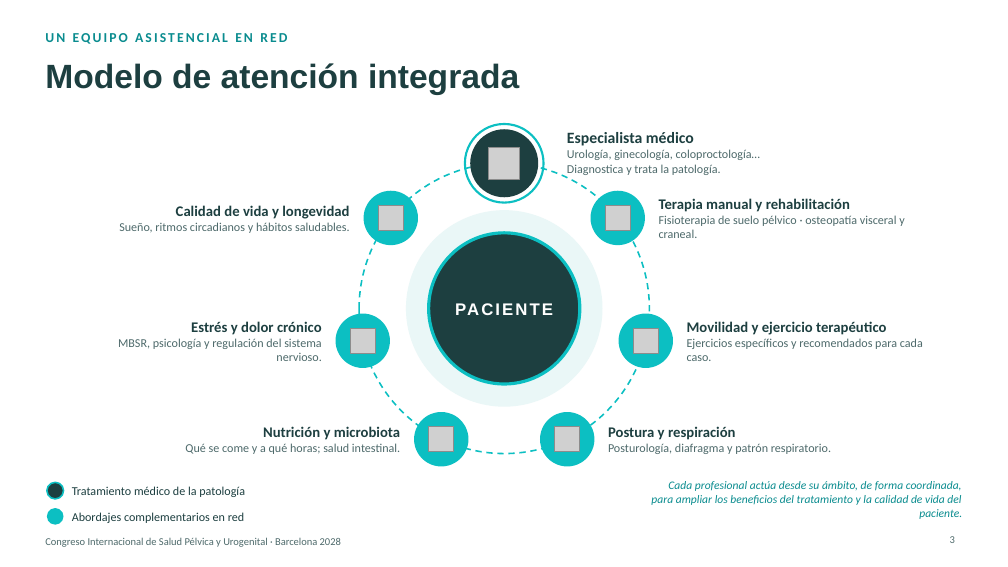
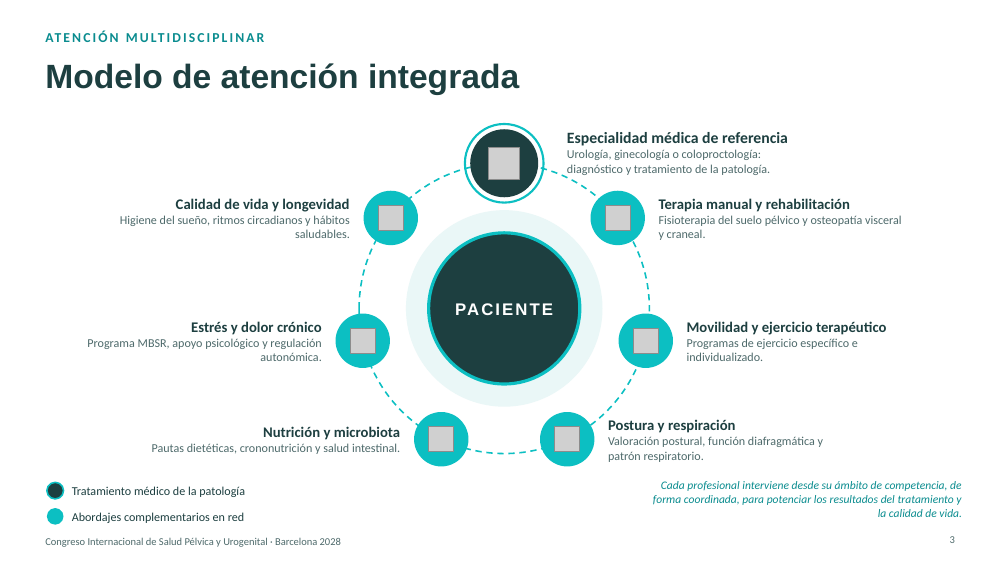
Before and after one commit to walam-bcn/formacion-olivier-bazin, a slide deck: slide 3 of Presentacion_ACU_Congreso_Barcelona_2028.pptx. Drawn at 1008x567 pixels with LibreOffice and Linux fonts; fonts in the diff are those of the drawing; grey boxes stand for pictures; background and template pictures are left out. Boxes give left, top, right and bottom in pixels: in the first picture for what was removed or moved away, otherwise in the second. Text is boxed around its words. In the diff, an @@ line names an element or a change of style, - is before the commit and + after.

```diff
--- a/Presentacion_ACU_Congreso_Barcelona_2028.pptx
+++ b/Presentacion_ACU_Congreso_Barcelona_2028.pptx
@@ text at [45,33,287,44]: text changed @@
-UN EQUIPO ASISTENCIAL EN RED
+ATENCIÓN MULTIDISCIPLINAR
@@ text at [567,132,788,175]: text changed @@
-Especialista médico
-Urología, ginecología, coloproctología… Diagnostica y trata la patología.
+Especialidad médica de referencia
+Urología, ginecología o coloproctología: diagnóstico y tratamiento de la patología.
@@ text at [120,215,350,238]: text changed @@
-Sueño, ritmos circadianos y hábitos saludables.
+Higiene del sueño, ritmos circadianos y hábitos saludables.
@@ text at [659,215,902,240]: text changed @@
-Fisioterapia de suelo pélvico · osteopatía visceral y craneal.
+Fisioterapia del suelo pélvico y osteopatía visceral y craneal.
@@ text at [87,338,321,361]: text changed @@
-MBSR, psicología y regulación del sistema nervioso.
+Programa MBSR, apoyo psicológico y regulación autonómica.
@@ text at [687,338,858,361]: text changed @@
-Ejercicios específicos y recomendados para cada caso.
+Programas de ejercicio específico e individualizado.
@@ text at [152,443,400,454]: text changed @@
-Qué se come y a qué horas; salud intestinal.
+Pautas dietéticas, crononutrición y salud intestinal.
@@ text at [608,436,823,462]: text changed @@
-Posturología, diafragma y patrón respiratorio.
+Valoración postural, función diafragmática y patrón respiratorio.
@@ text at [653,481,962,517]: text changed @@
-Cada profesional actúa desde su ámbito, de forma coordinada, para ampliar los beneficios del tratamiento y la calidad de vida del paciente.
+Cada profesional interviene desde su ámbito de competencia, de forma coordinada, para potenciar los resultados del tratamiento y la calidad de vida.
```
Also in this commit, not shown: 2 other slides changed.
